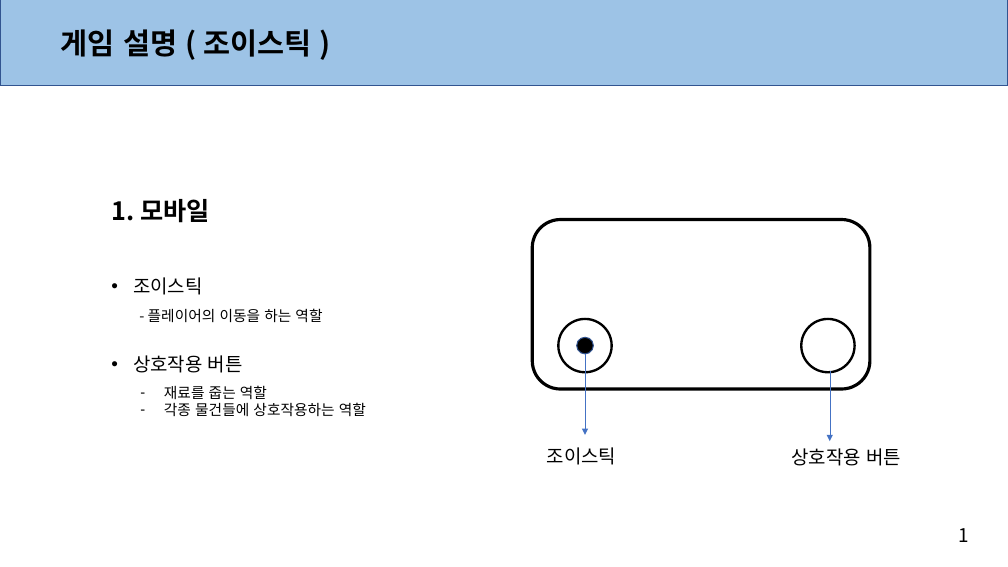
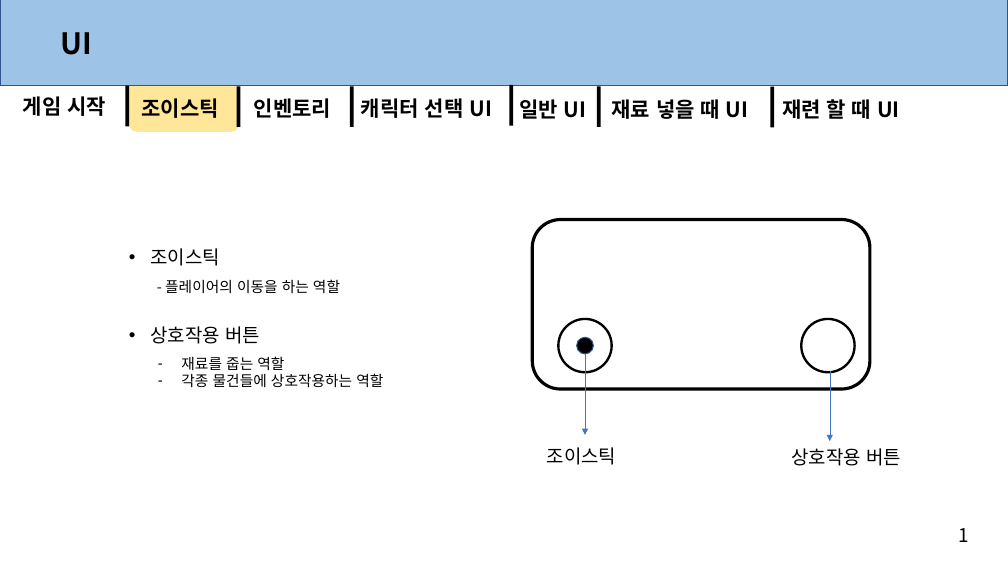
Before and after one commit to anglik0370/EscapeIsland, a slide deck: slide 3 of Document/UI/인게임 UI.pptx. Drawn at 1008x567 pixels with LibreOffice and Linux fonts; fonts in the diff are those of the drawing. Boxes give left, top, right and bottom in pixels: in the first picture for what was removed or moved away, otherwise in the second. Text is boxed around its words. In the diff, an @@ line names an element or a change of style, - is before the commit and + after.

```diff
--- a/Document/UI/인게임 UI.pptx
+++ b/Document/UI/인게임 UI.pptx
@@ text at box(61, 32, 93, 55): text changed @@
-게임 설명 ( 조이스틱 )
+UI
@@ rectangle added at box(126, 85, 129, 126), fill #000000 @@
@@ rounded rectangle added at box(129, 82, 239, 132), fill #FFE699 @@
@@ rectangle added at box(237, 86, 240, 127), fill #000000 @@
@@ rectangle added at box(350, 86, 354, 127), fill #000000 @@
@@ rectangle added at box(510, 85, 513, 126), fill #000000 @@
@@ rectangle added at box(597, 86, 601, 127), fill #000000 @@
@@ rectangle added at box(771, 87, 774, 128), fill #000000 @@
@@ text added at box(23, 96, 106, 116), 20 pt, text #000000, bold @@
+게임 시작
@@ text added at box(142, 98, 219, 118), 20 pt, text #000000, bold @@
+조이스틱
@@ text added at box(254, 98, 331, 118), 20 pt, text #000000, bold @@
+인벤토리
@@ text added at box(361, 98, 492, 118), 20 pt, text #000000, bold @@
+캐릭터 선택 UI
@@ text added at box(519, 99, 587, 119), 20 pt, text #000000, bold @@
+일반 UI
@@ text added at box(611, 99, 749, 119), 20 pt, text #000000, bold @@
+재료 넣을 때 UI
@@ text added at box(782, 97, 900, 123), 20 pt, text #000000, bold @@
+재련 할 때 UI
@@ text removed at box(111, 199, 210, 223) @@
-1. 모바일
@@ 3 texts: place and size @@
-3 texts at box(133, 277, 322, 373)
+3 texts at box(151, 248, 340, 344)
@@ text "재료를 줍는 역할": place and size @@
-text "재료를 줍는 역할" at box(164, 385, 366, 416)
+text "재료를 줍는 역할" at box(181, 356, 383, 387)
```
Also in this commit, not shown: 14 other slides changed, 1 slide added, 1 slide removed, 3 other files.
